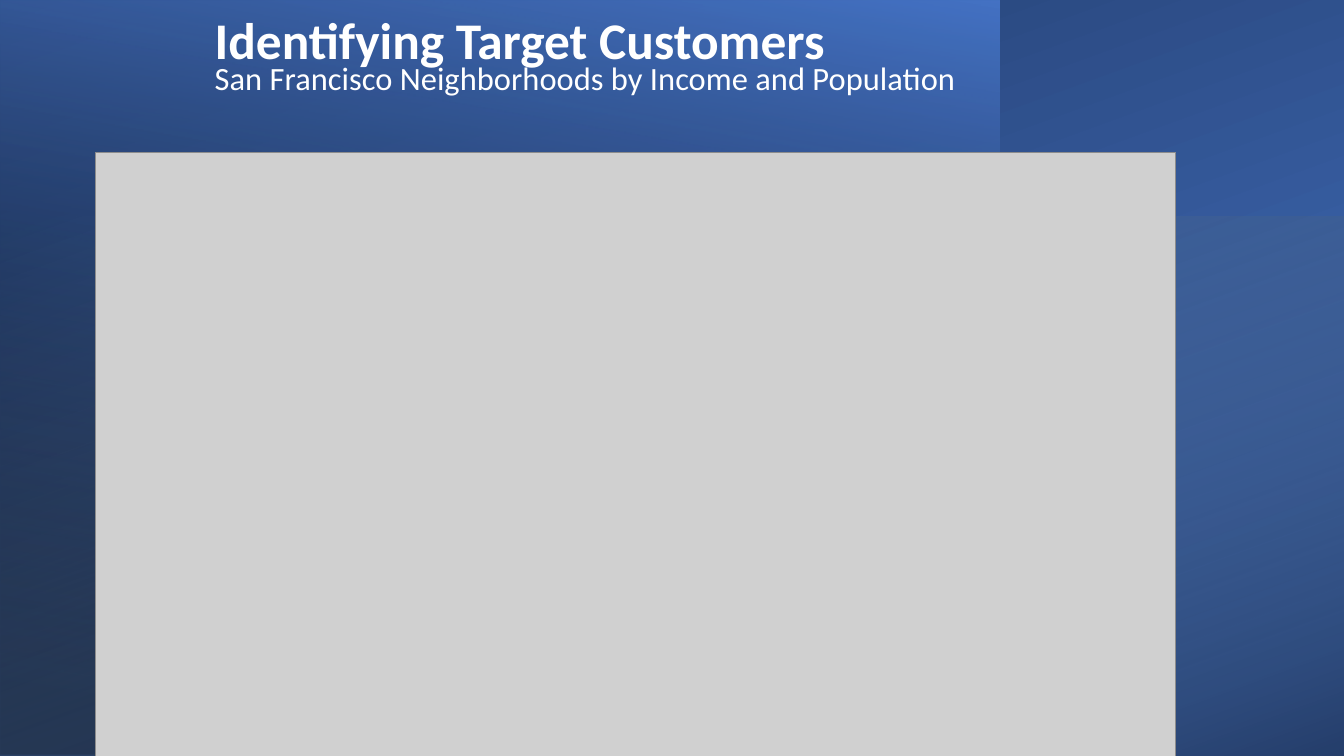
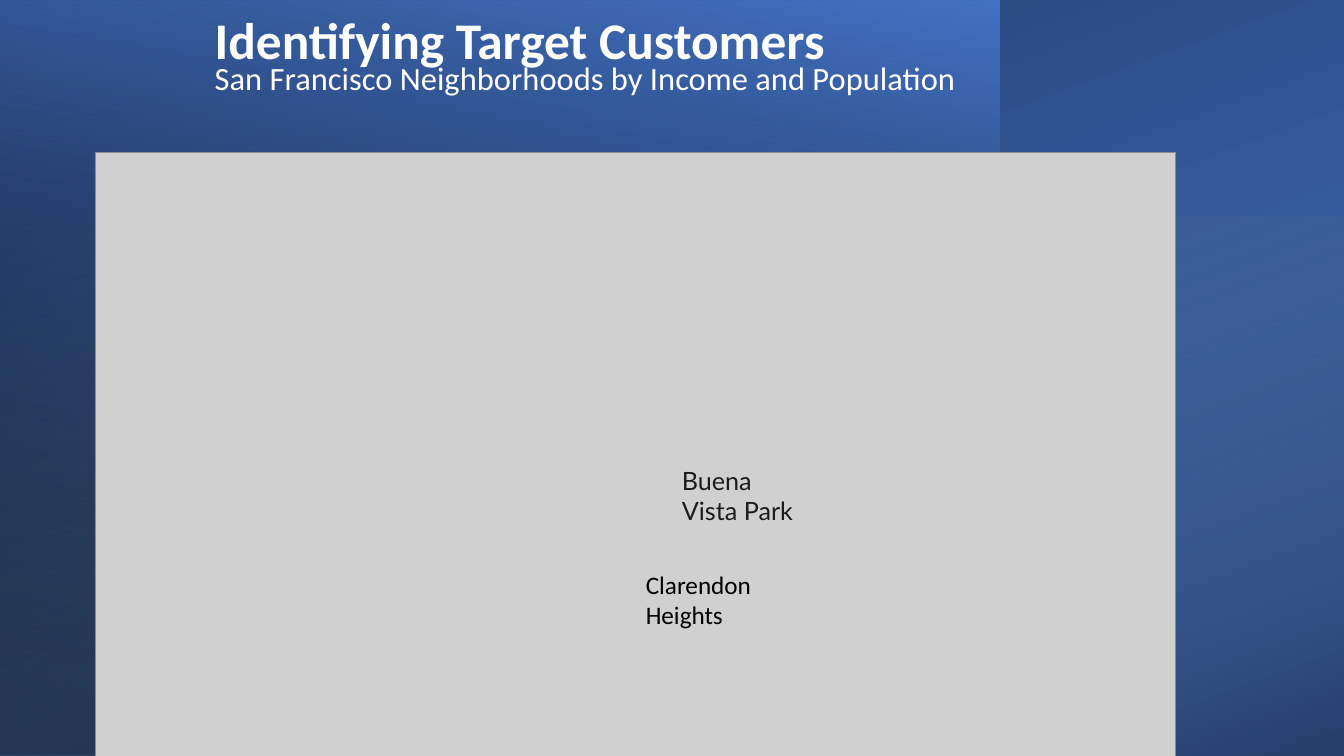
Before and after one commit to sangramsinghg/portfolio_diversifier, a slide deck: slide 11 of Portfolio_Diversifier.pptx. Drawn at 1344x756 pixels with LibreOffice and Linux fonts; fonts in the diff are those of the drawing; grey boxes stand for pictures. Boxes give left, top, right and bottom in pixels: in the first picture for what was removed or moved away, otherwise in the second. Text is boxed around its words. In the diff, an @@ line names an element or a change of style, - is before the commit and + after.

```diff
--- a/Portfolio_Diversifier.pptx
+++ b/Portfolio_Diversifier.pptx
@@ text added at (682, 472, 793, 520), 18 pt, text #1D1C1D @@
+Buena Vista Park
@@ text added at (646, 576, 751, 629), 18 pt, text #000000 @@
+Clarendon Heights
```
Also in this commit, not shown: 3 other slides changed.
